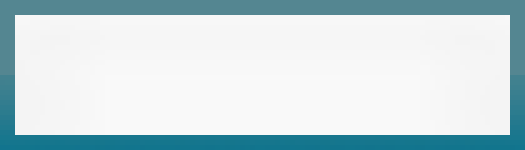
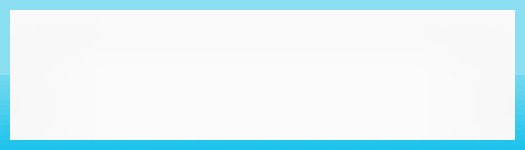
The second w=525, h=150 image is a revision of the first. Changes to its layers:
painted on "Rectangle 1" over [10, 10, 515, 140]
